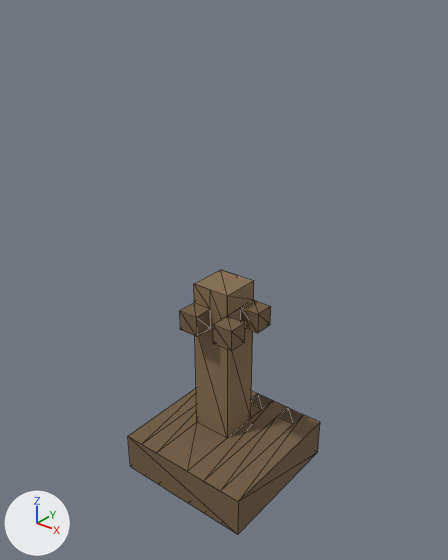
Before and after pictures for a commit that changed the glTF model assets/interiores/perchero_nogal_tallado_01.glb.
One viewpoint serves both versions: a camera (50 mm lens) standing at (1.161, -1.451, 1.623) and looking at (0.032, -0.04, 0.748). The lights are fixed; the arrows at lower left show +X, +Y and +Z. The older version comes first. Mesh edges are drawn as thin lines. Vertices at exactly the same position are counted once.

In view in the first picture: 'perchero_nogal_tallado'.
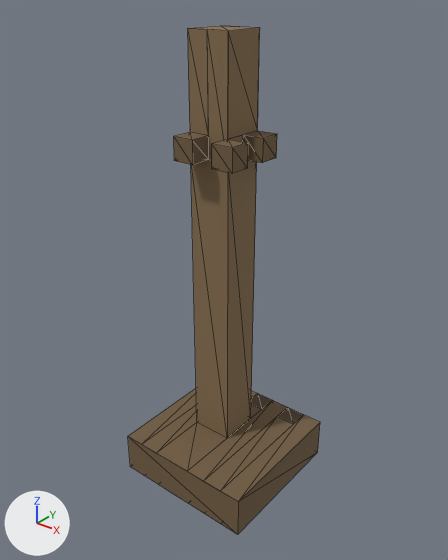
Where the change shows, as pixel boxes [x1, y1, x2, y2] in the pictures (448 x 560 px; the box of a moved part takes in the faces that stretch with it):
```json
{"object": "perchero_nogal_tallado", "change": "reshaped", "before": [128, 270, 320, 534], "after": [128, 26, 320, 534], "on screen": "92% taller"}
{"part": 1, "of": "me_perchero_nogal_tallado", "change": "moved or reshaped", "before": [180, 300, 271, 438], "after": [174, 131, 277, 438]}
{"part": 2, "of": "me_perchero_nogal_tallado", "change": "moved or reshaped", "before": [194, 270, 254, 329], "after": [188, 26, 260, 160]}
```

Edits to the scene script, one JSON object a line:
```json
{"block": "me_perchero_nogal_tallado", "where": "# used by ob_perchero_nogal_tallado; location = (0.0, 0.0, 0.0)"}
{"op": "remove", "block": "me_perchero_nogal_tallado", "code": "me_perchero_nogal_tallado.from_pydata(...)  # 84 vertices, 124 faces; spans x -0.214..0.286, y -0.286..0.214, z 0.0..0.714"}
{"op": "add", "block": "me_perchero_nogal_tallado", "code": "me_perchero_nogal_tallado.from_pydata(...)  # 84 vertices, 124 faces; spans x -0.214..0.286, y -0.286..0.214, z 0.0..1.5"}
{"block": "me_perchero_nogal_tallado", "change": "me_perchero_nogal_tallado part 1: all 30 vertices in x -0.071..0.143, y -0.143..0.071, z 0.571..0.643 are moved by (0.0, 0.0, 0.571)"}
{"block": "me_perchero_nogal_tallado", "change": "me_perchero_nogal_tallado part 2: all 6 vertices in x -0.071..0.071, y -0.071..0.071, z 0.714 are moved by (0.0, 0.0, 0.786)"}
```
